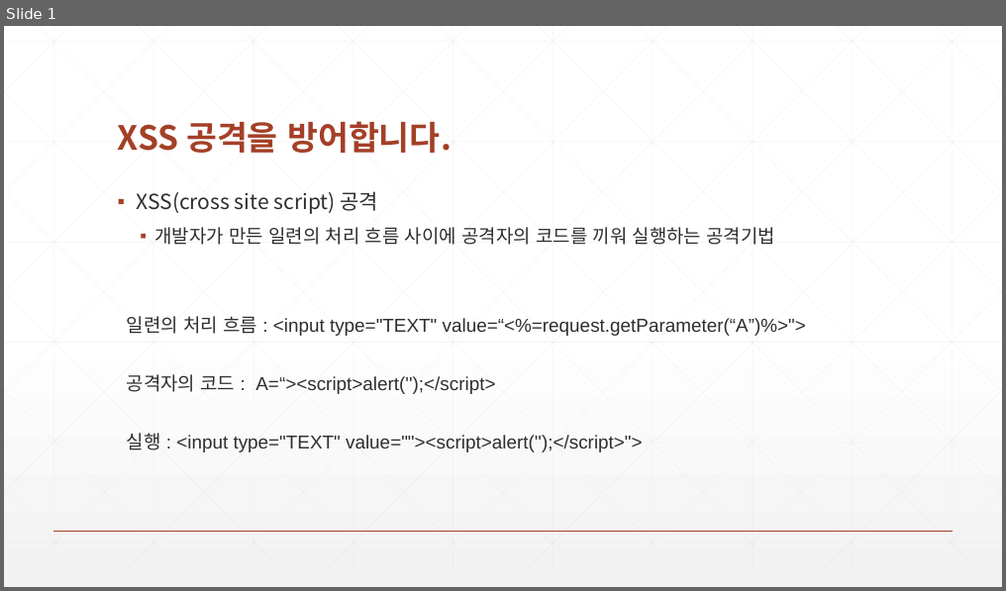
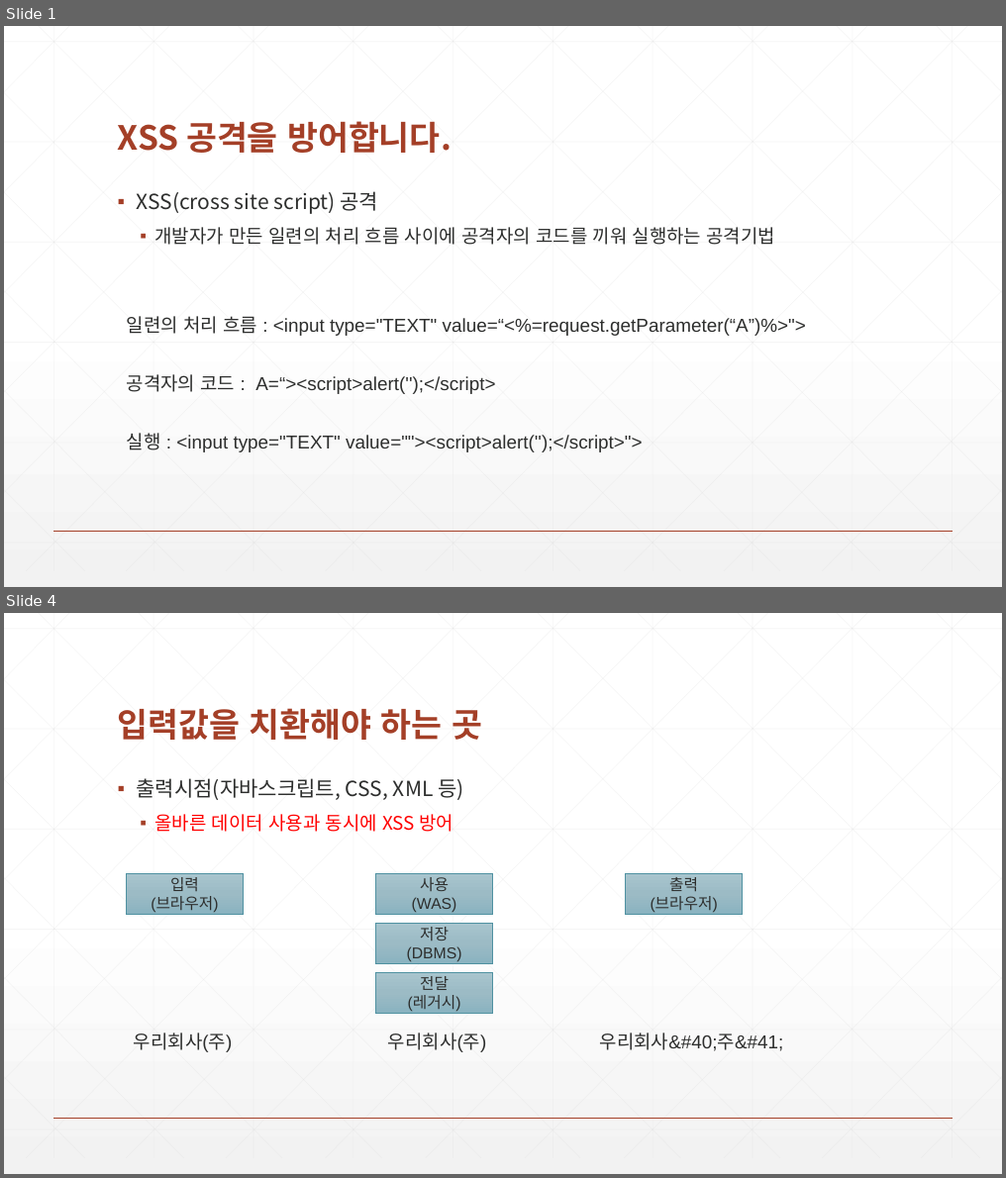
Before and after one commit to zeroshift01/code5, a slide deck: inflearn02/doc/2.(심화)XSS 공격을 방어합니다.pptx. Shown one above the other, each under a label of ours: slide 1 before the commit, slides 1 and 4 after it; the slides between them are not shown. The pictures are 1006x591 and 1006x1178 pixels, drawn with LibreOffice and Linux fonts; fonts in the diff are those of the drawing. Boxes give left, top, right and bottom in pixels: in the first picture for what was removed or moved away, otherwise in the second. Text is boxed around its words. In the diff, an @@ line names an element or a change of style, - is before the commit and + after.

```diff
--- a/inflearn02/doc/2.(심화)XSS 공격을 방어합니다.pptx
+++ b/inflearn02/doc/2.(심화)XSS 공격을 방어합니다.pptx
@@ slide 4 added at (4,613,1002,1174), background gradient #FFFFFF to #F2F2F2; not listed: 47 template elements that a slide beside it also shows @@
@@ title added at (118,708,482,740), 32 pt, text #A43F27, bold @@
+입력값을 치환해야 하는 곳
@@ text added at (137,778,463,832), 20 pt, text #2D2E2D @@
+▪ 출력시점(자바스크립트, CSS, XML 등)
+  ▪ 올바른 데이터 사용과 동시에 XSS 방어
@@ rectangle added at (126,873,243,914), fill gradient #A9C6CF to #9CBCC6 to #8AB4C0, outline #4F91A1 0.5 pt, 15 pt, text #2D2E2D @@
+입력
+(브라우저)
@@ rectangle added at (376,873,493,914), fill gradient #A9C6CF to #9CBCC6 to #8AB4C0, outline #4F91A1 0.5 pt, 15 pt, text #2D2E2D @@
+사용
+(WAS)
@@ rectangle added at (626,873,743,914), fill gradient #A9C6CF to #9CBCC6 to #8AB4C0, outline #4F91A1 0.5 pt, 15 pt, text #2D2E2D @@
+출력
+(브라우저)
@@ rectangle added at (376,923,493,963), fill gradient #A9C6CF to #9CBCC6 to #8AB4C0, outline #4F91A1 0.5 pt, 15 pt, text #2D2E2D @@
+저장
+(DBMS)
@@ rectangle added at (376,972,493,1013), fill gradient #A9C6CF to #9CBCC6 to #8AB4C0, outline #4F91A1 0.5 pt, 15 pt, text #2D2E2D @@
+전달
+(레거시)
@@ text added at (134,1033,233,1053), 18 pt, text #2D2E2D @@
+우리회사(주)
@@ text added at (388,1033,487,1053), 18 pt, text #2D2E2D @@
+우리회사(주)
@@ text added at (600,1033,784,1052), 18 pt, text #2D2E2D @@
+우리회사&#40;주&#41;
```
Also in this commit, not shown: 2 slides changed, 1 other slide added.
